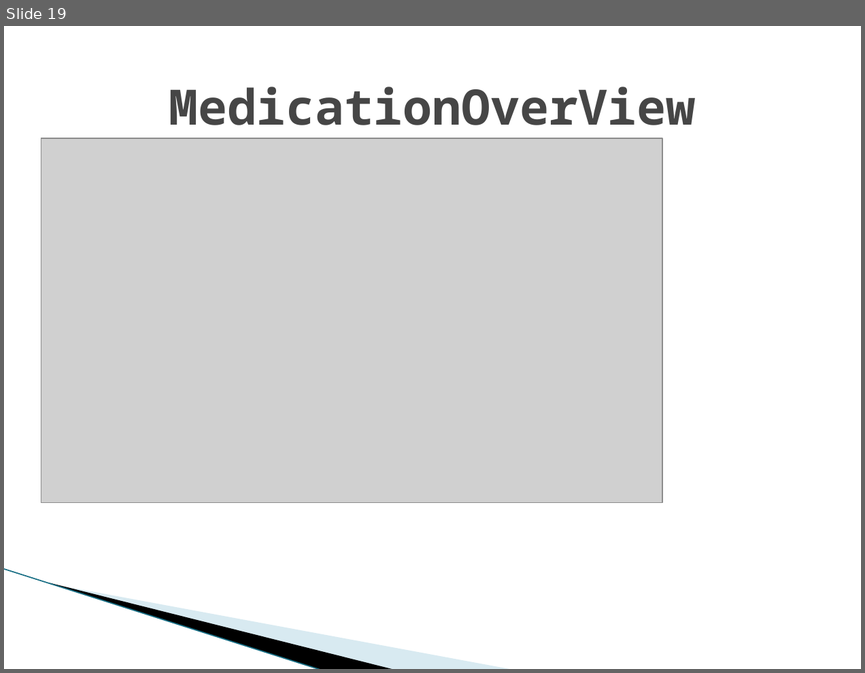
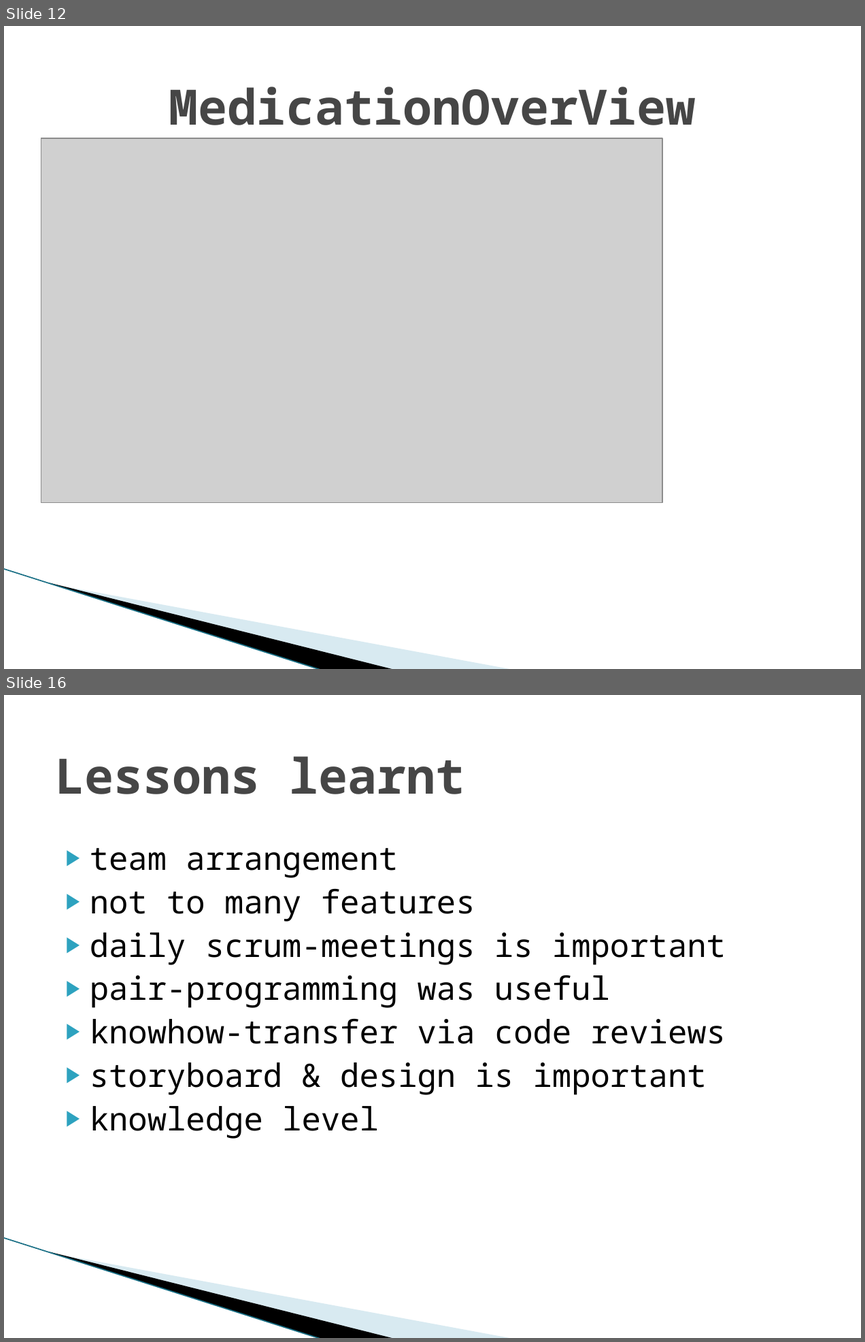
Before and after one commit to MarwinPhilips/ch.bfh.btx8081.w2015.schwarz, a slide deck: Documents/Task 14/Task 14.pptx. Shown one above the other, each under a label of ours: slide 19 before the commit, slides 12 and 16 after it; the slides between them are not shown. The pictures are 865x673 and 865x1342 pixels, drawn with LibreOffice and Linux fonts; fonts in the diff are those of the drawing; grey boxes stand for pictures; background and template pictures are left out. Boxes give left, top, right and bottom in pixels: in the first picture for what was removed or moved away, otherwise in the second. Text is boxed around its words. In the diff, an @@ line names an element or a change of style, - is before the commit and + after.

```diff
--- a/Documents/Task 14/Task 14.pptx
+++ b/Documents/Task 14/Task 14.pptx
@@ slide 16 added at box(4, 695, 861, 1338), background #FFFFFF; not listed: 3 template elements that a slide beside it also shows @@
@@ title added at box(55, 756, 465, 794), 41 pt, text #464646, bold @@
+Lessons learnt
@@ text added at box(90, 848, 725, 1138), 27 pt, text #000000 @@
+▶ team arrangement
+▶ not to many features
+▶ daily scrum-meetings is important
+▶ pair-programming was useful
+▶ knowhow-transfer via code reviews
+▶ storyboard & design is important
+▶ knowledge level
@@ what was slide 19 is now slide 12 @@
```
Also in this commit, not shown: 6 slides changed, 2 other slides added, 9 slides removed, 1 other file.
